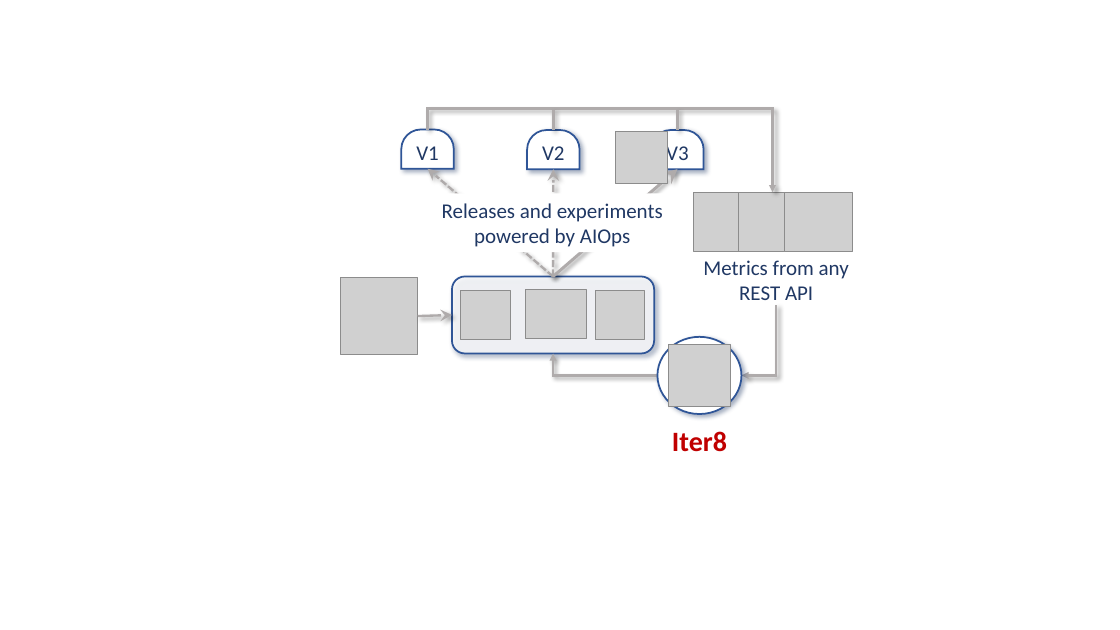
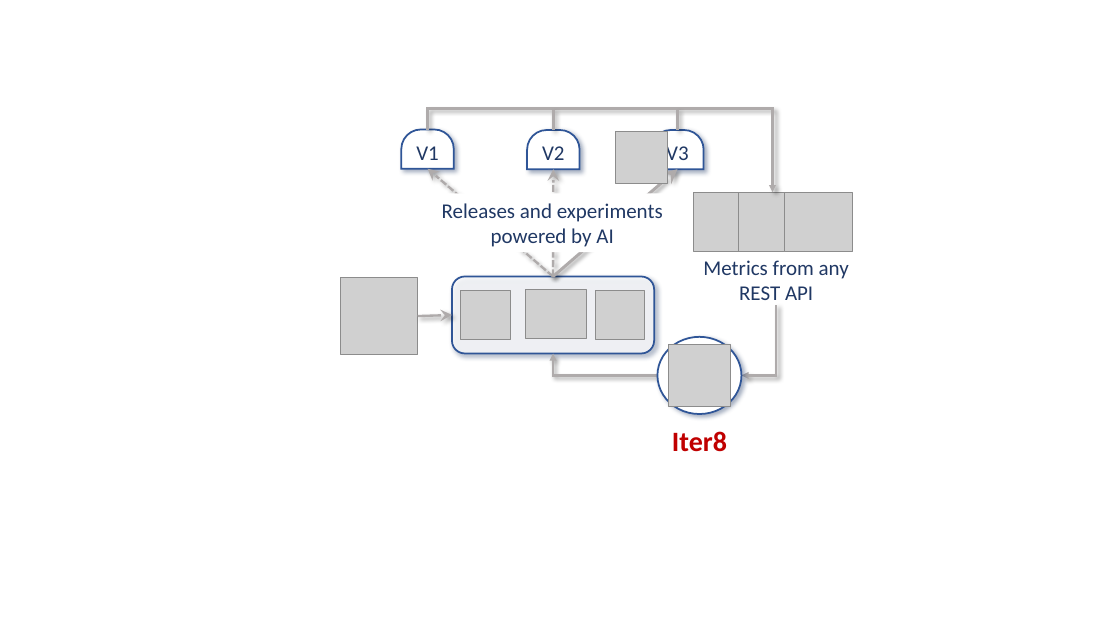
Before and after one commit to iter8-tools/iter8, a slide deck: slide 15 of mkdocs/src/assets/images/iter8++images.pptx. Drawn at 1120x630 pixels with LibreOffice and Linux fonts; fonts in the diff are those of the drawing; grey boxes stand for pictures. Boxes give left, top, right and bottom in pixels: in the first picture for what was removed or moved away, otherwise in the second. Text is boxed around its words. In the diff, an @@ line names an element or a change of style, - is before the commit and + after.

```diff
--- a/mkdocs/src/assets/images/iter8++images.pptx
+++ b/mkdocs/src/assets/images/iter8++images.pptx
@@ text at <box>442,203,663,247</box>: text changed @@
-Releases and experiments powered by AIOps
+Releases and experiments powered by AI
```
Also in this commit, not shown: 5 other files.
